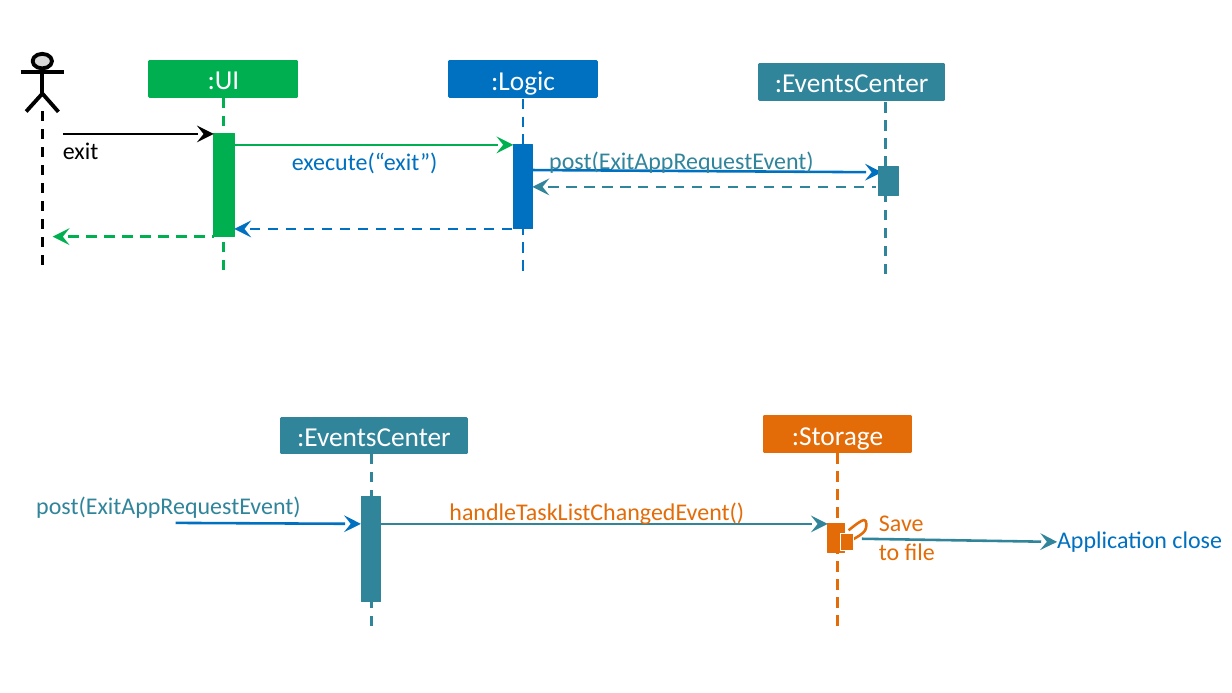
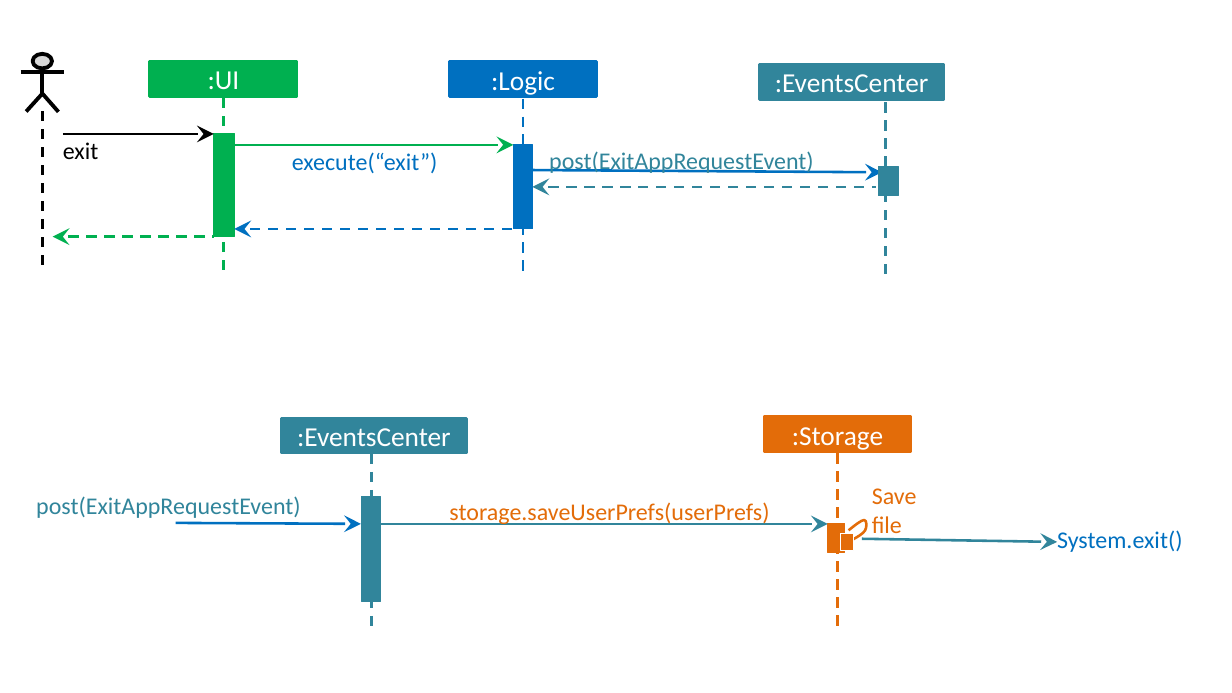
Before and after one commit to CS2103AUG2016-F09-C1/addressbook-level4, a slide deck: slide 7 of docs/diagrams/Diagrams.pptx (slide 4 before the commit). Drawn at 1232x693 pixels with LibreOffice and Linux fonts; fonts in the diff are those of the drawing. Boxes give left, top, right and bottom in pixels: in the first picture for what was removed or moved away, otherwise in the second. Text is boxed around its words. In the diff, an @@ line names an element or a change of style, - is before the commit and + after.

```diff
--- a/docs/diagrams/Diagrams.pptx
+++ b/docs/diagrams/Diagrams.pptx
@@ text at [449, 502, 769, 525]: text changed @@
-handleTaskListChangedEvent()
+storage.saveUserPrefs(userPrefs)
@@ text at [872, 488, 917, 540]: text changed @@
-Save
-to file
+Save
+file
@@ text at [1057, 530, 1182, 552]: text changed @@
-Application close
+System.exit()
```
Also in this commit, not shown: 2 other slides changed, 8 slides added, 3 slides removed, 1 other file.
